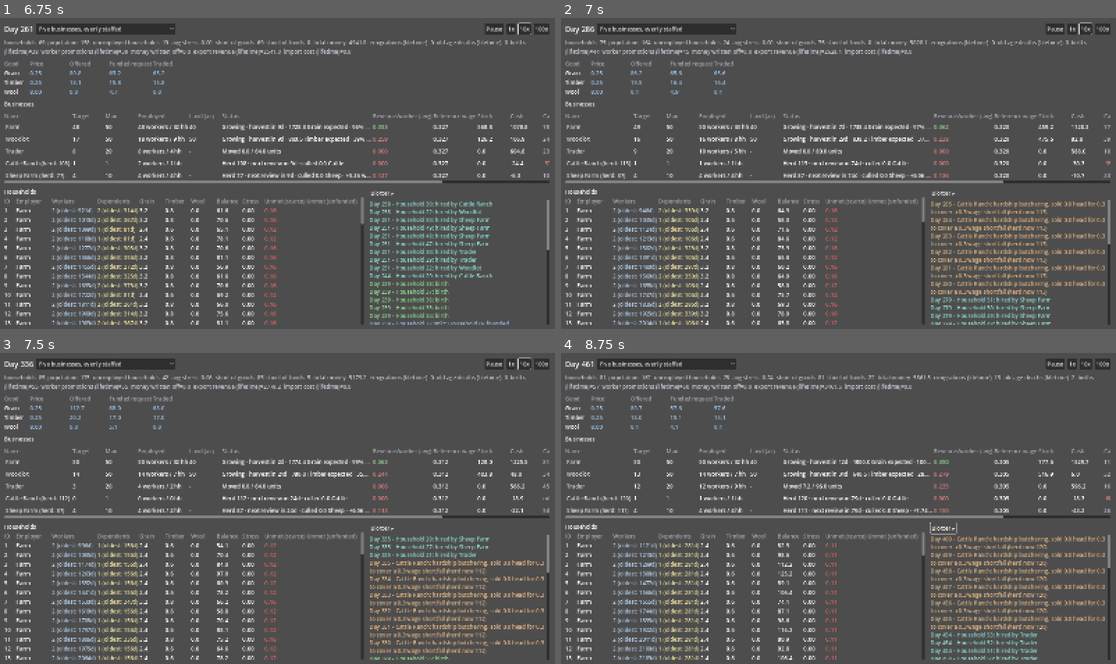
Above: before the commit, frames 1-4 (two rows, left to right).
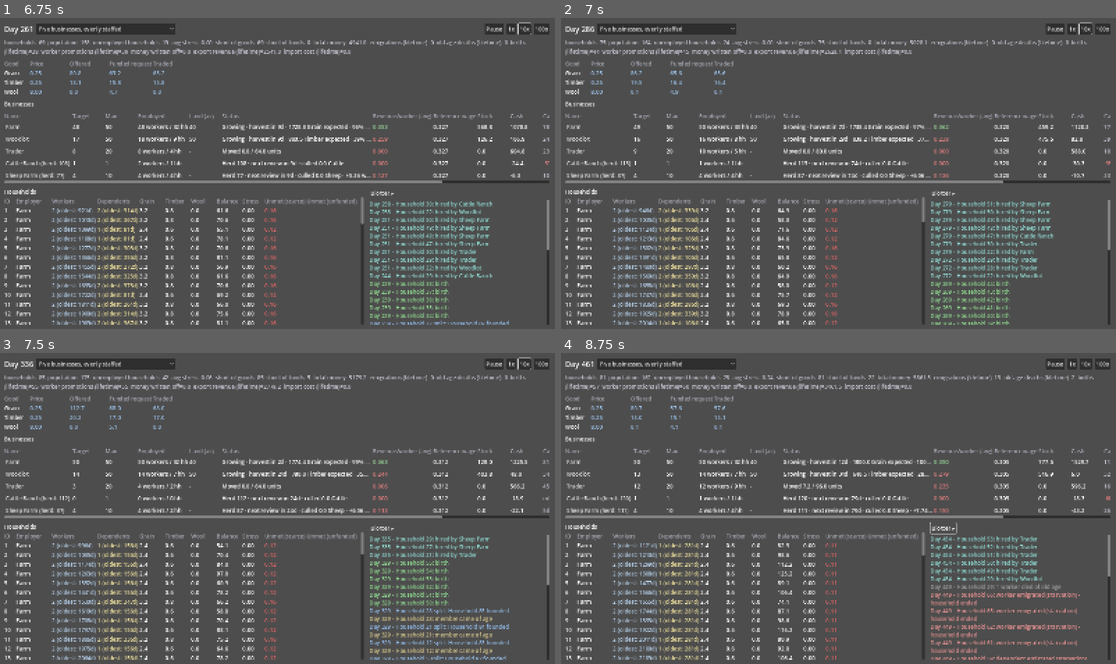
Above: after the commit, the same moments.

Repository: forsman5/sitka
Game: Godot game, scene res://scenes/sim/he_dashboard.tscn
Same seed, same stepped clock (60 frames per second), same inputs: the game is played once before the commit and once after it. This scene is started directly instead of the project's main scene.
Inputs (mouse positions are in pixels of both pictures, inside the frame that each line leads up to):
- Up to frame 1 (6.75 s): click "Five businesses, evenly staff…" at 0.5 s; click "1x" at 1.25 s; tap Enter at 2 s; move the mouse to (399, 157) at 2.02 s; hold Right (ui_right) 2.03-2.75 s; hold Q 2.03-2.75 s; click (399, 157) at 2.17 s; click "10x" at 2.75 s; drag from (166, 189) to (249, 235) at 3.52 s; click "100x" at 4.25 s; move the mouse to (333, 105) at 5.02 s; hold Right (ui_right) 5.03-5.75 s; hold Alt 5.03-5.75 s; drag from (249, 235) to (111, 126) at 5.77 s; move the mouse to (444, 220) at 6.52 s; hold Left (ui_left) from 6.53 s (still down); hold Shift from 6.53 s (still down)
- Up to frame 2 (7 s): keep holding Left (ui_left); keep holding Shift
- Up to frame 3 (7.5 s): release Left (ui_left) at 7.25 s; release Shift at 7.25 s; drag from (111, 461) to (194, 430) at 7.27 s
- Up to frame 4 (8.75 s): move the mouse to (866, 508) at 8.02 s; hold Down (ui_down) from 8.03 s (still down); hold E from 8.03 s (still down); click (866, 508) at 8.17 s

Frame 1 is identical in both runs. In frame 2, 4.1% of the frame differs, in the area x 66-99%, y 58-99%; in frame 3, 3.4%; in frame 4, 4.2%.

Commit message:
Don't log sliver-sized hardship butchering to the blotter
Co-Authored-By: Claude Sonnet 5.5 <noreply@anthropic.com>

Diff:
--- a/scripts/sim/household_economy/he_simulation.gd
+++ b/scripts/sim/household_economy/he_simulation.gd
@@ -273,6 +273,9 @@
 ## scales with its bigger HERD_CULL_TARGET (still ~20% of target, same
 ## proportion as before) so a hardship sale can't gut just as large a
 ## fraction of the now-bigger herd.
+## Smallest hardship sale (in head) that gets a blotter entry -- smaller
+## sales still happen, they just aren't worth a line each.
+const HARDSHIP_BUTCHER_MIN_LOGGED_HEAD := 0.1
 const HARDSHIP_BUTCHER_PRICE_FRACTION := 0.25
 const HARDSHIP_BUTCHER_MIN_HERD: Dictionary[HEBusiness.Species, float] = {
 	HEBusiness.Species.CATTLE: 30.0,
@@ -966,6 +969,11 @@
 	# firing on a staffed Cattle Ranch).
 	record["export_revenue"] += proceeds
 	_export_revenue_total += proceeds
+	# Daily shortfalls are often a few cents -> a sliver of an animal. The sale
+	# is real and already accounted for above, but a "0.0 head" blotter line
+	# is just noise, so only notable sales are logged.
+	if butchered < HARDSHIP_BUTCHER_MIN_LOGGED_HEAD:
+		return
 	_log_event("hardship_butcher", {
 		"business_id": b.id, "head": butchered, "proceeds": proceeds,
 		"shortfall": cash_shortfall, "herd_after": b.herd_size,
